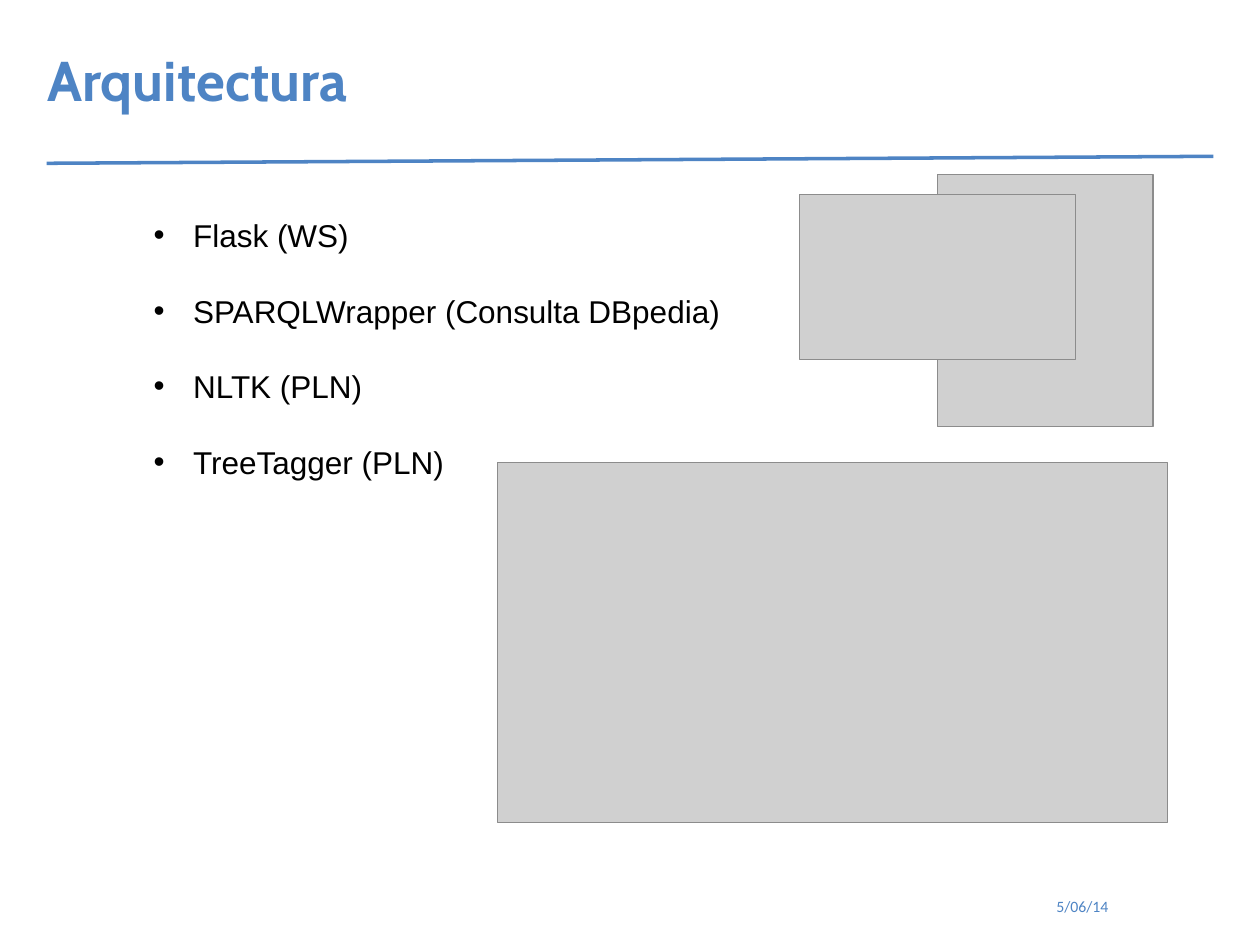
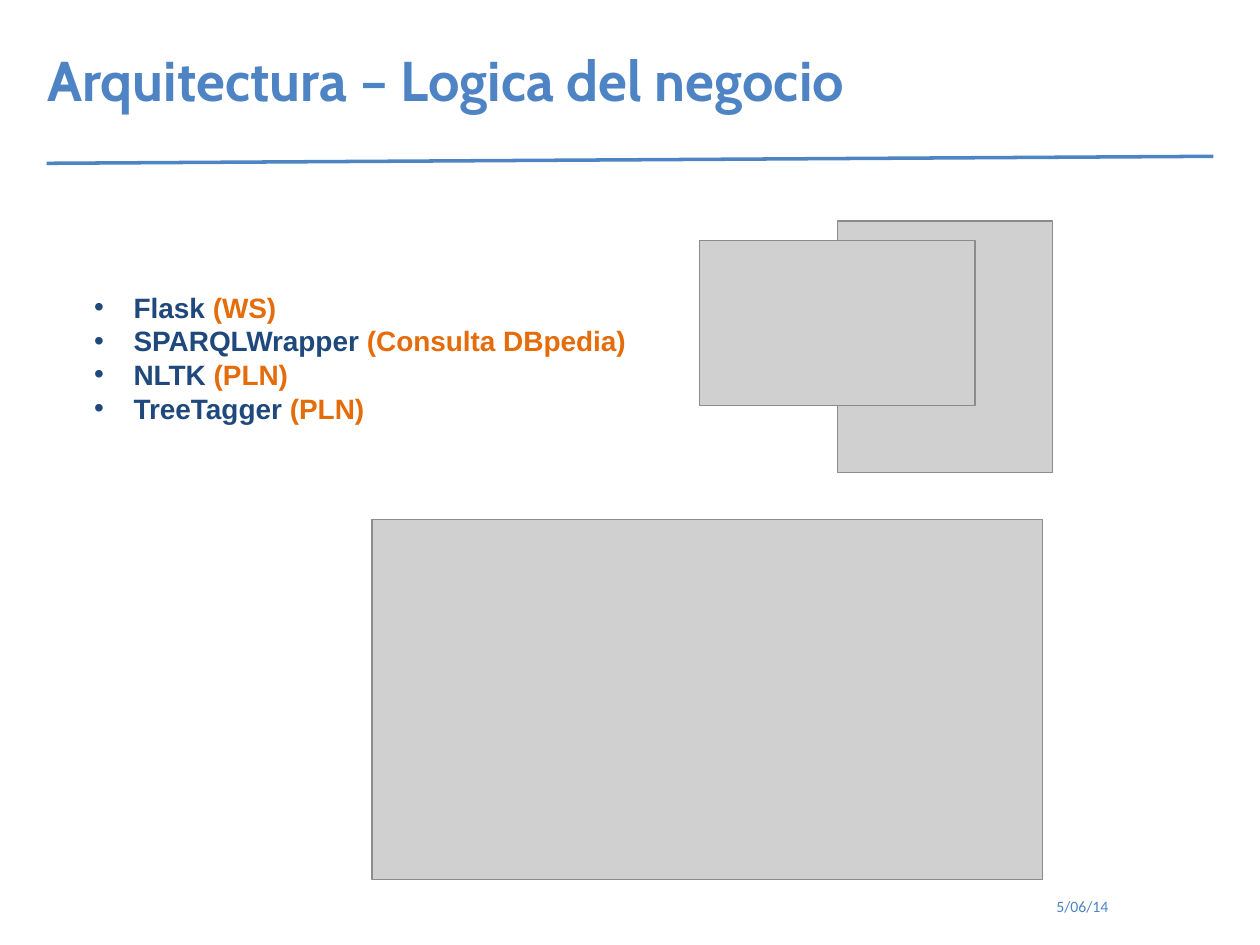
Before and after one commit to wfabricms/tesisDocument, a slide deck: slide 22 of presentacion/Presentacion Tesis 2014 - II.pptx. Drawn at 1260x945 pixels with LibreOffice and Linux fonts; fonts in the diff are those of the drawing; grey boxes stand for pictures. Boxes give left, top, right and bottom in pixels: in the first picture for what was removed or moved away, otherwise in the second. Text is boxed around its words. In the diff, an @@ line names an element or a change of style, - is before the commit and + after.

```diff
--- a/presentacion/Presentacion Tesis 2014 - II.pptx
+++ b/presentacion/Presentacion Tesis 2014 - II.pptx
@@ title at [47, 59, 844, 113]: text changed @@
-Arquitectura
+Arquitectura – Logica del negocio
@@ picture: place and size @@
-picture at [937, 175, 1153, 427]
+picture at [837, 220, 1052, 472]
@@ subtitle "Flask (WS)": place and size @@
-subtitle "Flask (WS)" at [193, 224, 719, 480]
+subtitle "Flask (WS)" at [134, 297, 626, 424]
@@ subtitle "Flask (WS)" at [134, 297, 626, 424]: size 18 to 16 pt, bold on; text colour #000000 to #1F497D in "Flask", "SPARQLWrapper", "NLTK", "TreeTagger"; text colour #000000 to #E46C0A in "(WS)", "(Consulta DBpedia)", "(PLN)", "(PLN)" @@
@@ picture: place and size @@
-picture at [800, 195, 1076, 360]
+picture at [699, 241, 975, 406]
@@ picture: place and size @@
-picture at [498, 462, 1168, 823]
+picture at [372, 519, 1042, 879]
```
Also in this commit, not shown: 11 other slides changed, 2 slides added, 22 other files.
